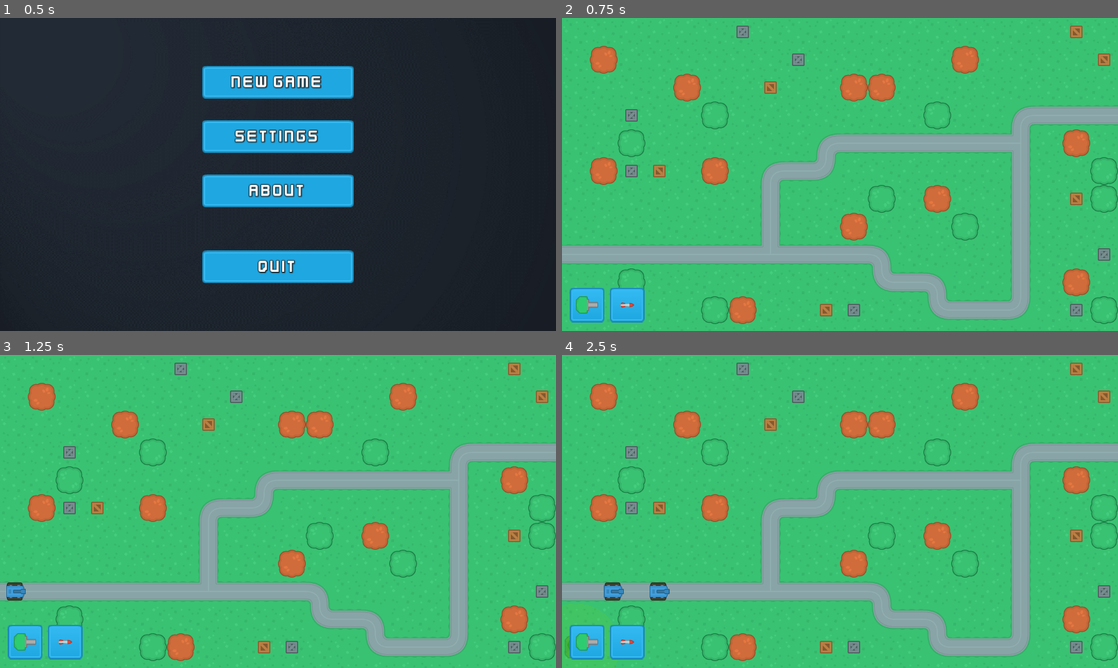
Above: before the commit, frames 1-4 (two rows, left to right).
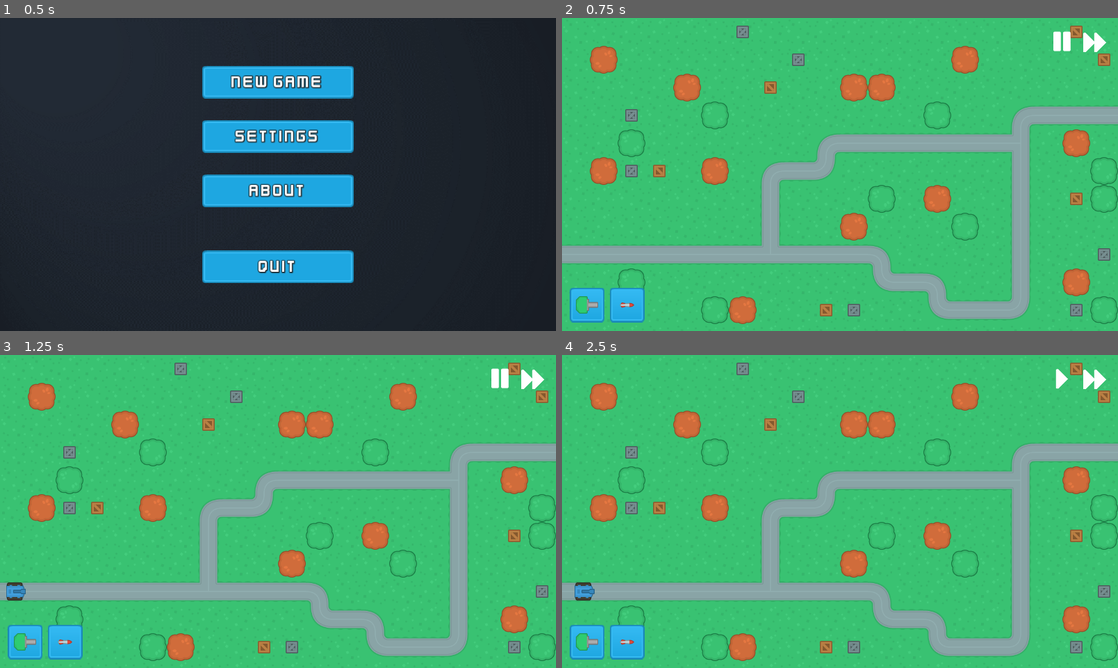
Above: after the commit, the same moments.

Repository: TenshinAkuma/Netfender
Game: Godot game, scene res://SceneHandler.tscn
Same seed, same stepped clock (60 frames per second), same inputs: the game is played once before the commit and once after it.
Inputs (mouse positions are in pixels of both pictures, inside the frame that each line leads up to):
- Up to frame 1 (0.5 s): no input
- Up to frame 2 (0.75 s): click "New Game" at 0.5 s
- Up to frame 3 (1.25 s): no input
- Up to frame 4 (2.5 s): click (1062, 380) at 1.27 s; click (589, 642) at 2.02 s

Frame 1 is identical in both runs. In frame 2, 0.3% of the frame differs, in the area x 88-98%, y 4-11%; in frame 3, 0.3%; in frame 4, 0.9%, in the area x 0-98%, y 4-100%.

Commit message:
Implement pause and play feature

Diff:
--- a/Scenes/MainScenes/GameScene.tscn
+++ b/Scenes/MainScenes/GameScene.tscn
@@ -6,6 +6,9 @@
 [ext_resource path="res://Assets/Environment/Towers/towerDefense_tile249.png" type="Texture" id=4]
 [ext_resource path="res://Scenes/MainScenes/GameScene.gd" type="Script" id=5]
 [ext_resource path="res://Scenes/MainScenes/UI.gd" type="Script" id=6]
+[ext_resource path="res://Assets/Icons/right.png" type="Texture" id=7]
+[ext_resource path="res://Assets/Icons/fastForward.png" type="Texture" id=8]
+[ext_resource path="res://Assets/Icons/pause.png" type="Texture" id=9]
 
 [node name="GameScene" type="Node2D"]
 script = ExtResource( 5 )
@@ -67,3 +70,36 @@
 margin_bottom = -10.0
 texture = ExtResource( 3 )
 expand = true
+
+[node name="GameControls" type="HBoxContainer" parent="UI/HUD"]
+anchor_left = 1.0
+anchor_right = 1.0
+margin_left = -164.0
+margin_top = 20.0
+margin_right = -20.0
+margin_bottom = 50.0
+
+[node name="PausePlay" type="TextureButton" parent="UI/HUD/GameControls"]
+pause_mode = 2
+margin_right = 70.0
+margin_bottom = 70.0
+rect_min_size = Vector2( 70, 70 )
+size_flags_horizontal = 4
+size_flags_vertical = 4
+toggle_mode = true
+texture_normal = ExtResource( 9 )
+texture_pressed = ExtResource( 7 )
+expand = true
+
+[node name="SpeedUp" type="TextureButton" parent="UI/HUD/GameControls"]
+margin_left = 74.0
+margin_right = 144.0
+margin_bottom = 70.0
+rect_min_size = Vector2( 70, 70 )
+size_flags_horizontal = 4
+size_flags_vertical = 4
+toggle_mode = true
+texture_normal = ExtResource( 8 )
+expand = true
+
+[connection signal="pressed" from="UI/HUD/GameControls/PausePlay" to="UI" method="_on_PausePlay_pressed"]
--- a/Scenes/MainScenes/UI.gd
+++ b/Scenes/MainScenes/UI.gd
@@ -28,3 +28,12 @@
 	if get_node("TowerPreview/DragTower").modulate != Color(color):
 		get_node("TowerPreview/DragTower").modulate = Color(color)
 		get_node("TowerPreview/Sprite").modulate = Color(color)
+
+##
+## Game control function
+##
+func _on_PausePlay_pressed():
+	if get_tree().is_paused():
+		get_tree().paused = false
+	else:
+		get_tree().paused = true
Binary file added: Assets/Icons/fastForward.png
Binary file added: Assets/Icons/pause.png
Not shown, added: Assets/Icons/pause.png.import
Binary file added: Assets/Icons/right.png
Not shown: 1 places in Scenes/MainScenes/GameScene.tscn that only renumber resources
